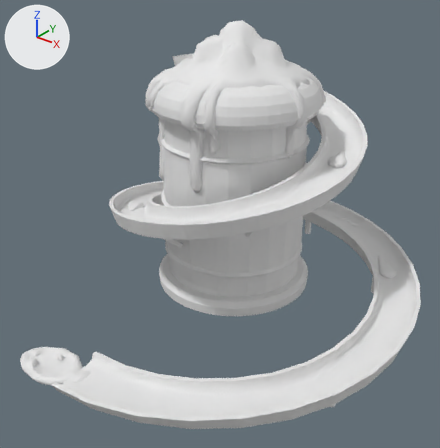
Renders of the FBX model shared/modeling-kit/out/slime_fountain.fbx from each side of a commit.
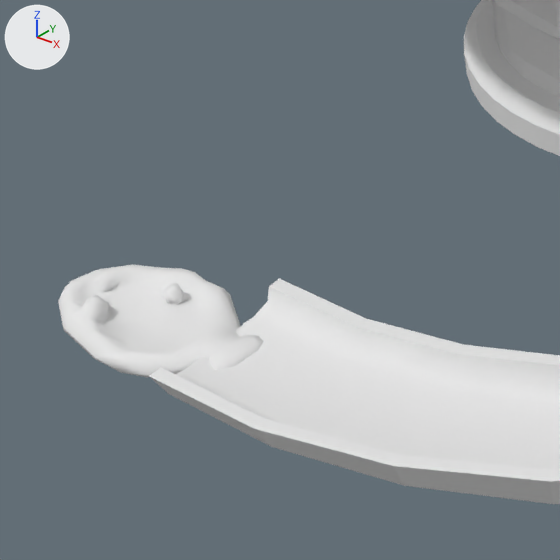
Each version is shown whole from a 50 mm lens placed at (50.4, -67.1, 55.5), pointed at (-0.4, -3.7, 16.2), then close up on the part from 0% to 44% of the width and 57% to 100% of the height. Lighting does not change. The marker at upper left points along +X, +Y and +Z. The last two pictures show the newer version.

Before the edit, the objects in view are built like this:
```python
me_slime_fountain = bpy.data.meshes.new('slime_fountain')
me_slime_fountain.from_pydata(...)  # 3471 vertices, 4580 faces; spans x -27.2..27.2, y -31.9..31.9, z 0.0..43.3
me_slime_fountain.materials.append(mat_slime_fountain_vcol)  # white #e7e7e7
ob_slime_fountain = bpy.data.objects.new('slime_fountain', me_slime_fountain)
ob_slime_fountain.location = (0.0, 0.0, 0.0)
```
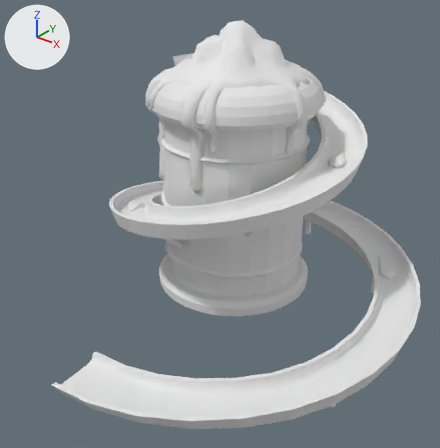
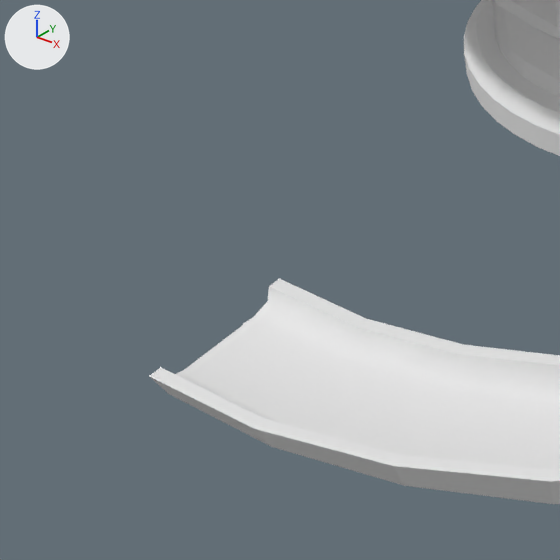
Pixel boxes (x1, y1, x2, y2) of what changed, in the close-ups (560 x 560 px):
'slime_fountain', reshaped
    before: (58, 0, 560, 504)
    after: (149, 0, 560, 504)
part 1 of me_slime_fountain, deleted
    before: (58, 264, 263, 377)

What changed in the scene script:
```text
Change me_slime_fountain:
    used by ob_slime_fountain; location = (0.0, 0.0, 0.0)
    remove me_slime_fountain.from_pydata(...)  # 3471 vertices, 4580 faces; spans x -27.2..27.2, y -31.9..31.9, z 0.0..43.3
    add me_slime_fountain.from_pydata(...)  # 3239 vertices, 4120 faces; spans x -27.2..27.2, y -31.9..31.9, z 0.0..43.3
    me_slime_fountain part 1: the loose piece of 232 vertices spanning x -16.3..-4.6, y -31.6..-24.6, z 0.0..1.4 is deleted
```
